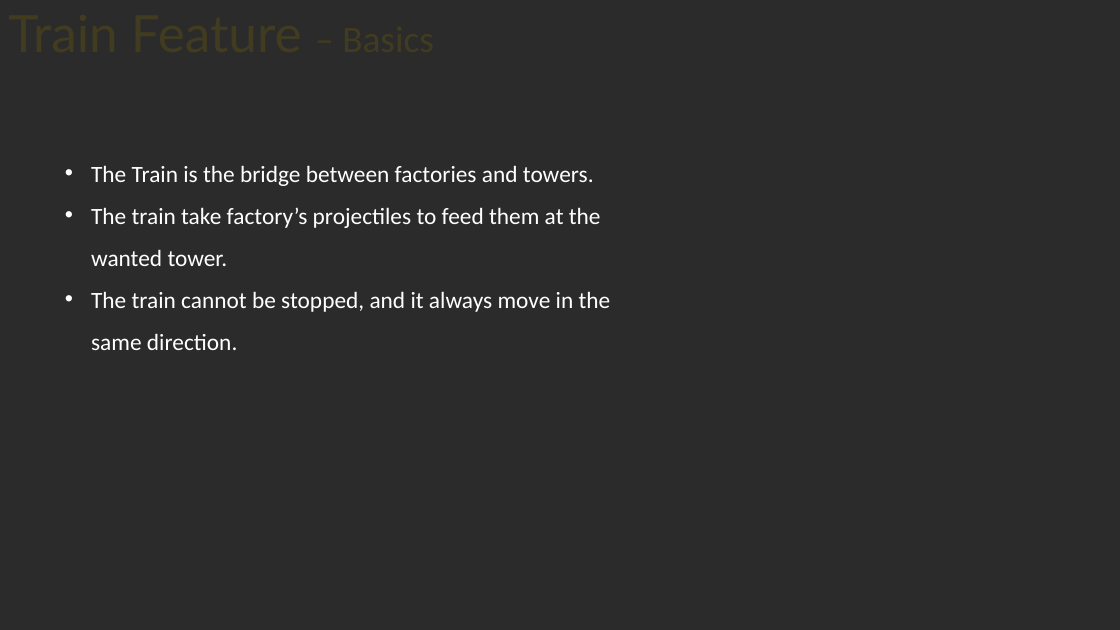
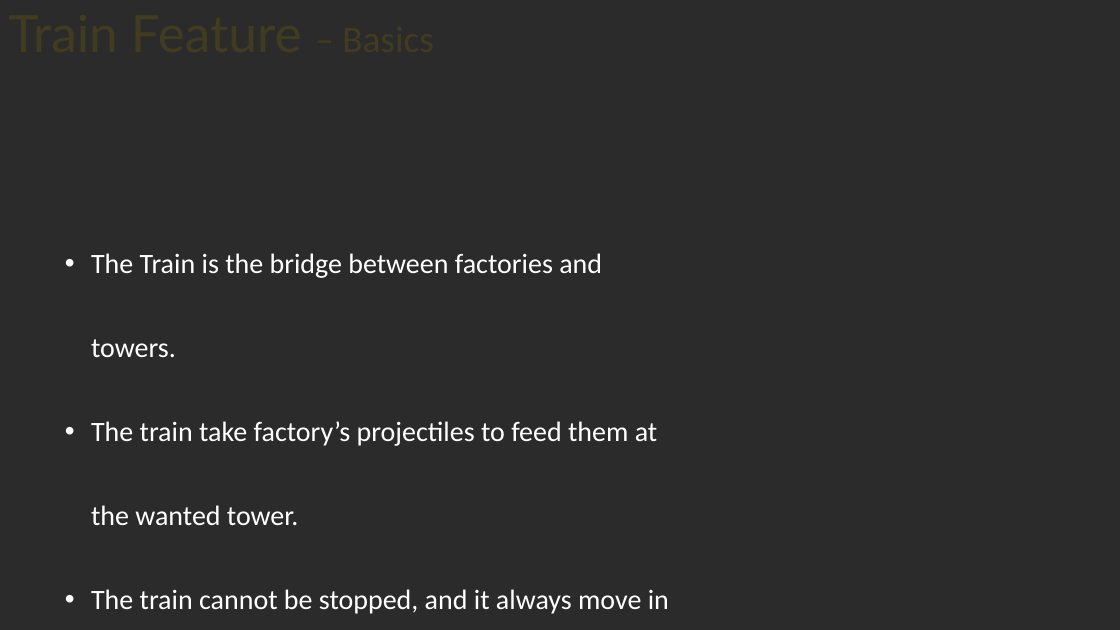
Before and after one commit to AFrenchDude/STD_Workshop, a slide deck: slide 4 of Documents/GameDesign/DreamTD_FeaturesRelated.pptx. Drawn at 1120x630 pixels with LibreOffice and Linux fonts; fonts in the diff are those of the drawing; background and template pictures are left out; a plain dark background stands for a picture behind light text. Boxes give left, top, right and bottom in pixels: in the first picture for what was removed or moved away, otherwise in the second. Text is boxed around its words. In the diff, an @@ line names an element or a change of style, - is before the commit and + after.

Commit message:
MODIFY DreamTD_FeaturesRelated.pptx |ADD ProjectilesUpgrade_Meta.xlsx

```diff
--- a/Documents/GameDesign/DreamTD_FeaturesRelated.pptx
+++ b/Documents/GameDesign/DreamTD_FeaturesRelated.pptx
@@ text "The Train is the bridge ...": place and size @@
-text "The Train is the bridge ..." at [91,165,611,350]
+text "The Train is the bridge ..." at [91,253,669,614]
@@ text "The Train is the bridge ..." at [91,253,669,614]: size 20 to 24 pt; line spacing 1.5 to 2.5 @@
```
Also in this commit, not shown: 1 other slide changed, 1 slide added, 3 other files.
